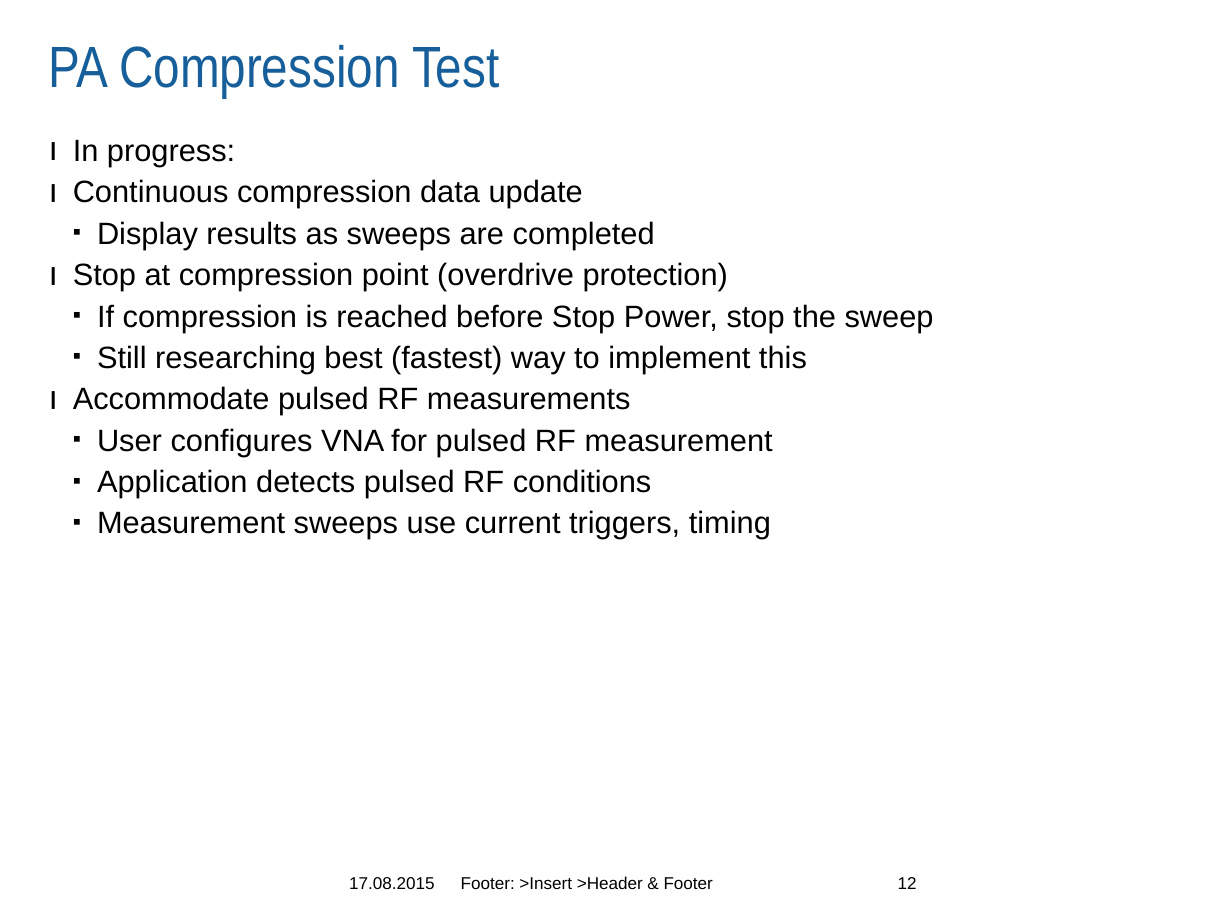
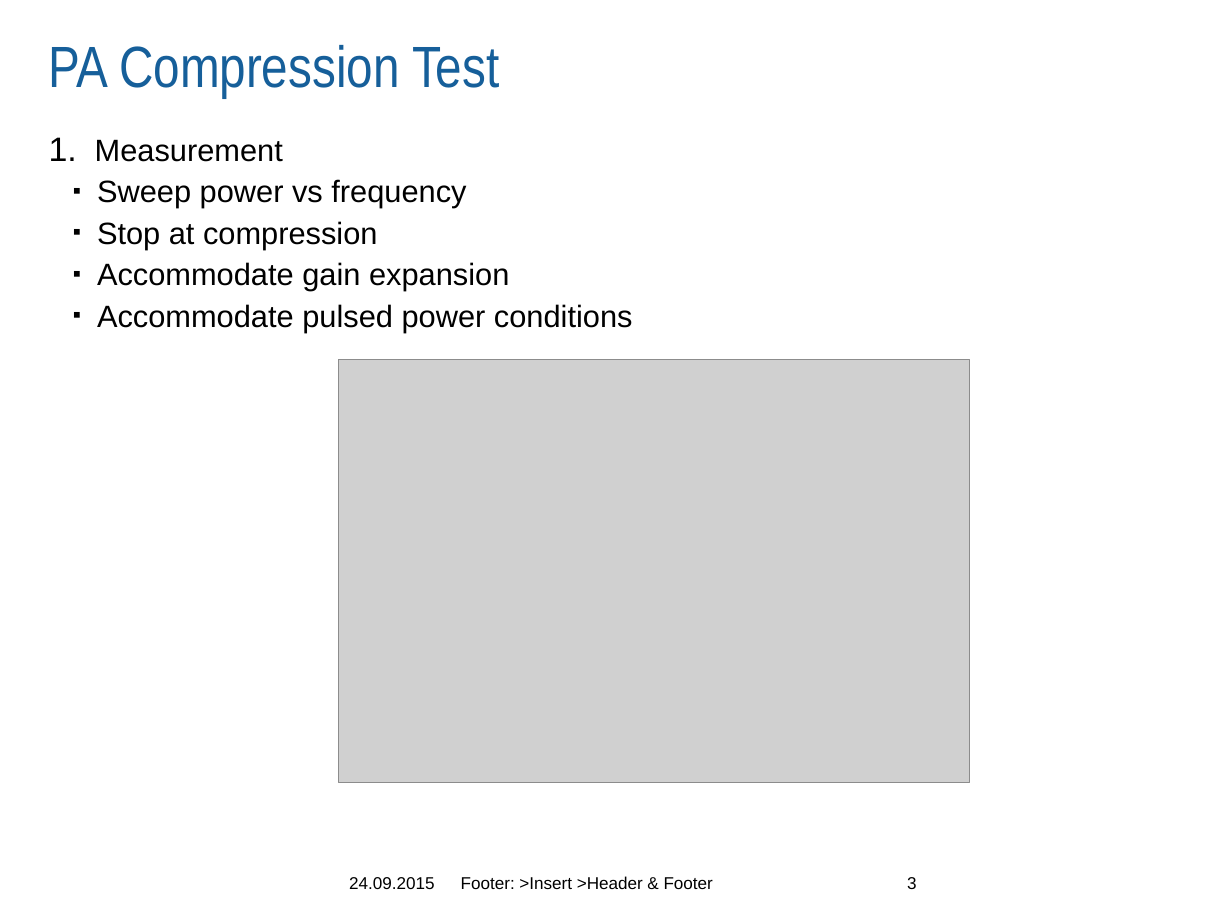
Before and after one commit to Terrabits/PACompressionTest, a slide deck: slide 3 of Screenshots/v2.0 Prototype/MA-COM PA Compression Test Software.pptx (slide 12 before the commit). Drawn at 1232x924 pixels with LibreOffice and Linux fonts; fonts in the diff are those of the drawing; grey boxes stand for pictures; background and template pictures are left out. Boxes give left, top, right and bottom in pixels: in the first picture for what was removed or moved away, otherwise in the second. Text is boxed around its words. In the diff, an @@ line names an element or a change of style, - is before the commit and + after.

```diff
--- a/Screenshots/v2.0 Prototype/MA-COM PA Compression Test Software.pptx
+++ b/Screenshots/v2.0 Prototype/MA-COM PA Compression Test Software.pptx
@@ text at [95,139,633,332]: text changed @@
-ı In progress:
-ı Continuous compression data update
-  ▪ Display results as sweeps are completed
-ı Stop at compression point (overdrive protection)
-  ▪ If compression is reached before Stop Power, stop the sweep
-  ▪ Still researching best (fastest) way to implement this
-ı Accommodate pulsed RF measurements
-  ▪ User configures VNA for pulsed RF measurement
-  ▪ Application detects pulsed RF conditions
-  ▪ Measurement sweeps use current triggers, timing
+1. Measurement
+  ▪ Sweep power vs frequency
+  ▪ Stop at compression
+  ▪ Accommodate gain expansion
+  ▪ Accommodate pulsed power conditions
@@ picture added at [339,360,970,782] @@
@@ text at [349,877,434,889]: text changed @@
-17.08.2015
+24.09.2015
@@ page number at [907,877,917,889]: text changed @@
-12
+3
```
Also in this commit, not shown: 5 other slides changed, 7 slides removed, 6 other files.
